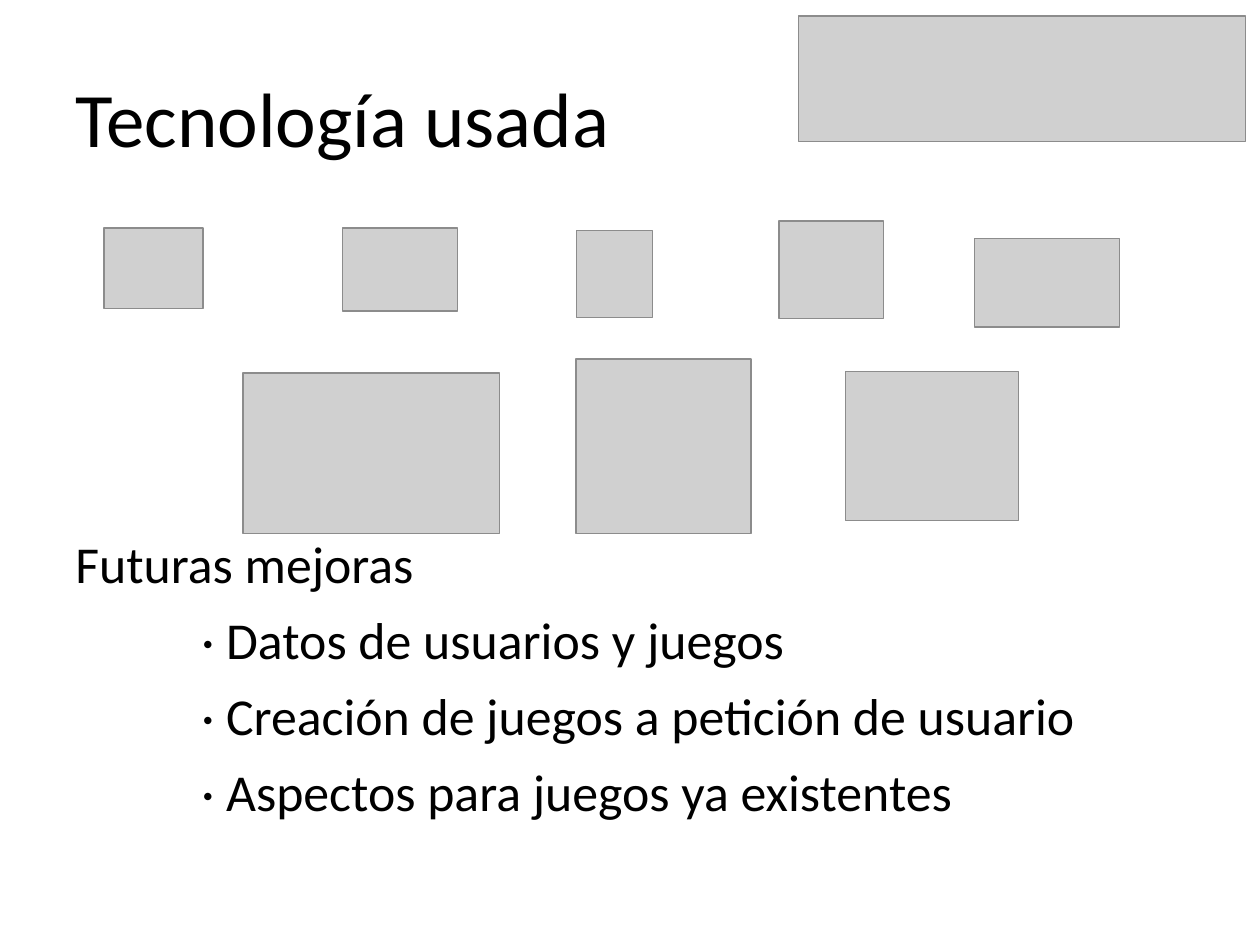
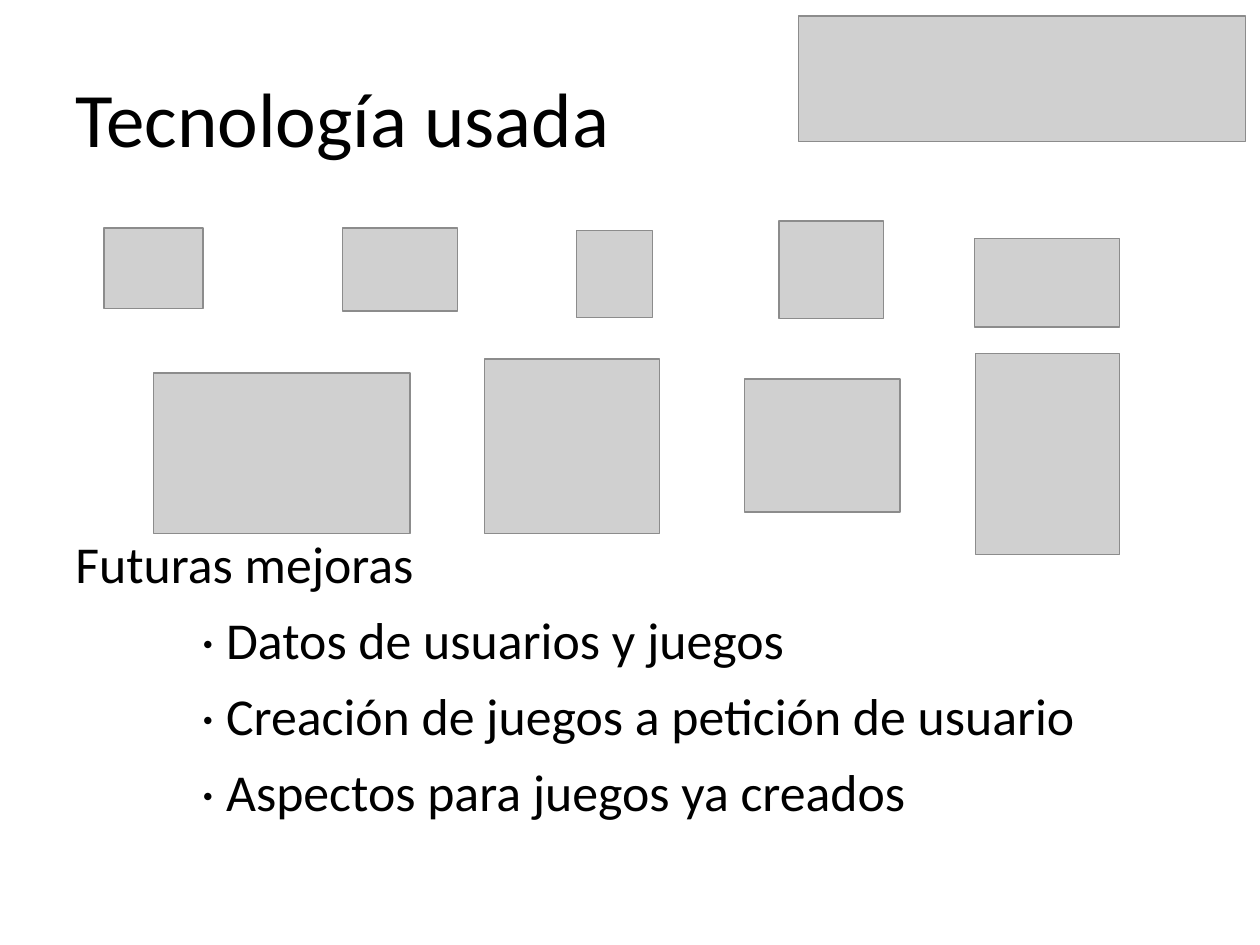
Before and after one commit to santiagorg/proyectoRetroGames, a slide deck: slide 4 of presentacion.pps. Drawn at 1260x945 pixels with LibreOffice and Linux fonts; fonts in the diff are those of the drawing; grey boxes stand for pictures. Boxes give left, top, right and bottom in pixels: in the first picture for what was removed or moved away, otherwise in the second. Text is boxed around its words. In the diff, an @@ line names an element or a change of style, - is before the commit and + after.

```diff
--- a/presentacion.pps
+++ b/presentacion.pps
@@ picture: place and size @@
-picture at [576, 359, 751, 534]
+picture at [485, 359, 660, 534]
@@ picture added at [975, 354, 1119, 556] @@
@@ picture: place and size @@
-picture at [243, 373, 499, 533]
+picture at [154, 373, 410, 533]
@@ picture: place and size @@
-picture at [845, 372, 1018, 520]
+picture at [745, 379, 900, 513]
@@ text at [226, 775, 906, 820]: text changed @@
-· Aspectos para juegos ya existentes
+· Aspectos para juegos ya creados
```
Also in this commit, not shown: 2 other slides changed, 2 other files.
